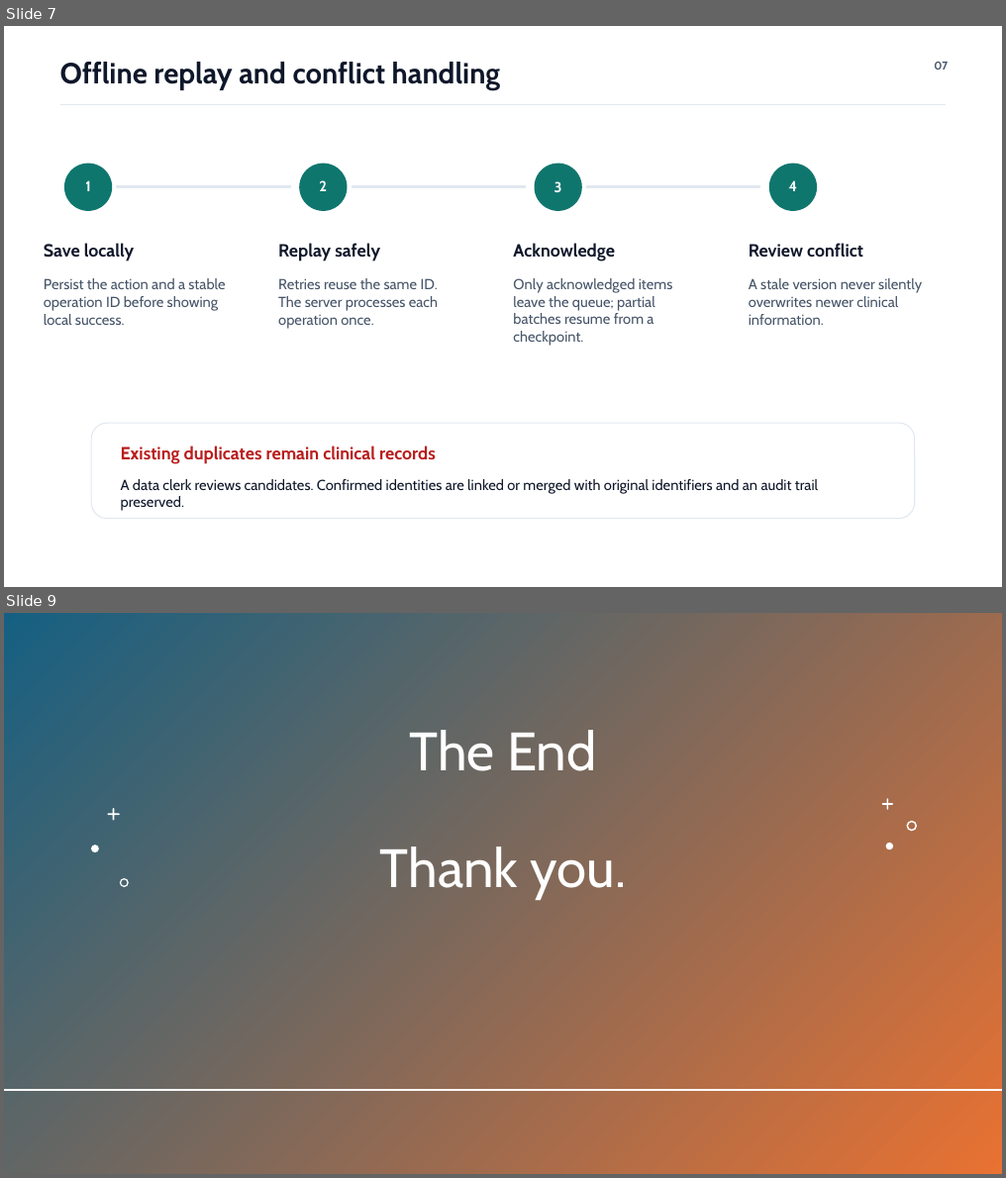
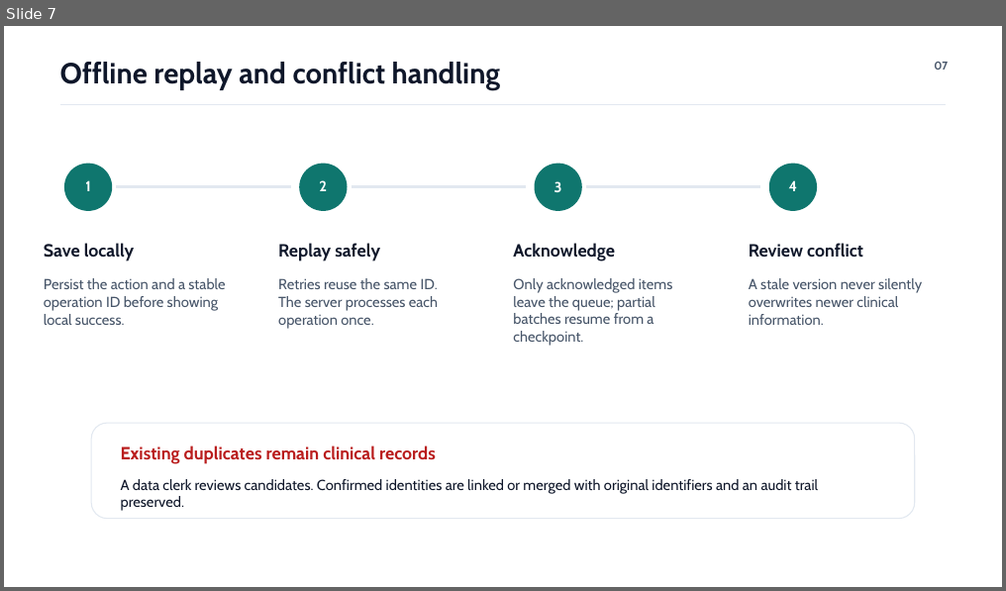
Before and after one commit to IthamarNyangu/CIDRZ-CareLink-Assessment, a slide deck: E-presentation.pptx. Shown one above the other, each under a label of ours: slides 7 and 9 before the commit, slide 7 after it; the slides between them are not shown. The pictures are 1006x1178 and 1006x591 pixels, drawn with LibreOffice and Linux fonts; fonts in the diff are those of the drawing. Boxes give left, top, right and bottom in pixels: in the first picture for what was removed or moved away, otherwise in the second. Text is boxed around its words. In the diff, an @@ line names an element or a change of style, - is before the commit and + after.

```diff
--- a/E-presentation.pptx
+++ b/E-presentation.pptx
@@ slide 9 removed at [4,613,1002,1174], background #FFFFFF @@
@@ rectangle removed at [4,613,1002,1174] @@
@@ title removed at [380,730,627,899] @@
-The End
-Thank you.
@@ freeform shape removed at [107,808,120,821] @@
@@ freeform shape removed at [882,799,893,810] @@
@@ freeform shape removed at [907,820,918,831] @@
@@ freeform shape removed at [91,845,98,853] @@
@@ freeform shape removed at [886,843,893,851] @@
@@ freeform shape removed at [120,878,129,888] @@
@@ line removed from (4, 1090) to (1002, 1090) @@
```
Also in this commit, not shown: 1 slide changed, 1 other file.
